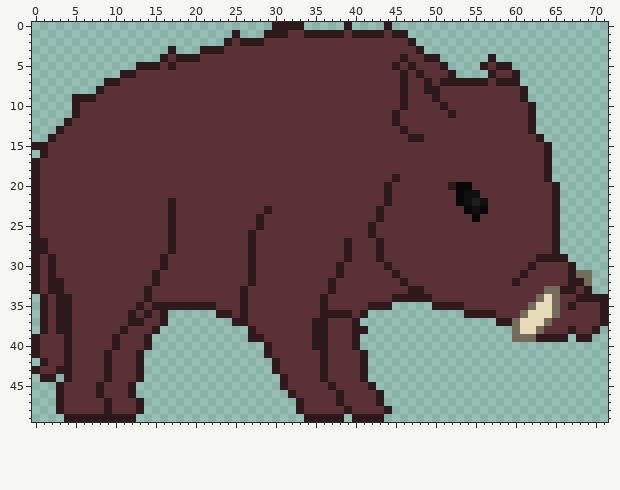
A pixel-art file gets an edit: Assets/TCCHD2D/Art/Sprites/Enemies/spr_enemy_hog.ase. The picture above is the old version.
72x50 pixels, 1 frame. Colours within 5 levels of each other are drawn and written as one.
After:
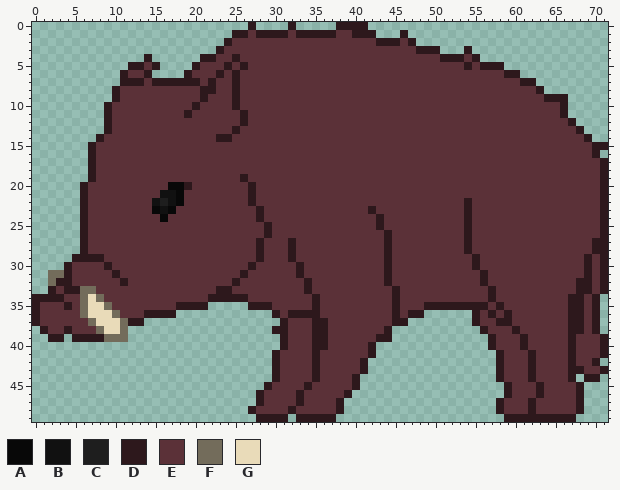
Palette (. is transparent): A #080808  B #111111  C #1e1e1e  D #2d181c  E #5b3138  F #736c5b  G #e9dbb9
From old to new:
Changed rows in their new state; - is an unchanged pixel.
Layers "Layer 1", "Layer 2":
first column x 0:
 0 ---------------------------D--..-.----D-DD--.---------------------------
 1 --------------------------DED----D----E----...--------------------------
 2 --------------------------EEE--------------DDD--------------------------
 3 -----------------.---..--------------------------DD---D-----------------
 4 --------------D-.....DD--D--------------------E--EEDDDED-.--------------
 5 ------------D-E-....D---D-D------------------E-E---EEEDE-D-.------------
 6 ------------E-D....D---D-D--------------------E-E---EEEEEE-D------------
 7 ---------..DDD-DDDDDD-D--D--------------------E--E-EEEEEE-EEEDD---------
 8 --------..D----------DD--D--------------------E--EE----------EED--------
 9 -----.....D----------D---D--------------------E---E----------EEEDDD-----
10 -----....D----------D----D--------------------E----E----------EEEED-----
11 -----....D---------D------D------------------E------E---------EEEED-----
12 ----.....D----------------D------------------E----------------EEEEED----
13 ---......D---------------D--------------------E---------------EEEEEED---
14 --......D--------------DD----------------------EE--------------EEEEEED--
15 .......D--------------------------------------------------------EEEEEEDD
16 -......D--------------------------------------------------------EEEEEED-
17 .......D--------------------------------------------------------EEEEEEED
18 .......D--------------------------------------------------------EEEEEEED
19 .......D------------------D------------------E------------------EEEEEEED
20 ......D----------AAD-------D----------------E-------EEE----------EEEEEED
21 ......D---------BBA--------D----------------E--------EEE---------EEEEEED
22 ......D--------BCBA--------D----------------E--------EDEE--------EEEEEED
23 ......D--------ABA----------DE------------DE----------DEE--------EEEEEED
24 ......D---------AE------------------------------------DE---------EEEEEED
25 ......D----------E----------ED------------ED----------D----------EEEEEED
26 ......D----------E---------E-D------------E-D---------D----------EEEEEED
27 ......D----------E---------ED---D------E---ED---------D----------EEEEEDD
28 ......D----------E---------ED---D------E---ED---------D----------EEEEEDD
29 .....DDDD-------E----------ED---D------E---ED----------D-------EEEEEEDED
30 ....D----D------E----------------D----E----------------D------E----EEDED
31 ..FFD-----D----E----------DE-----D----E-----DE----------D----E-----EEDED
32 ..F-D------D---E---------D-E------D--E------D-E---------D---E------E-DED
33 ..-EDDFF------E--------DD-E-------D--E-------D-EE--------D------EEEED-ED
34 D-D-E-FGF-----E-------DDDD---------DE---------EEEE-------D-----EEE-D-E-.
35 DE-E--FGGF---E-EEE----.....DDD-----DE-----EEEDEEED----DDD-D---EEEE--D-D.
36 DE-EE-FGGGF-E--D-D-----.......D-DDDDEEEE-EEEEDEDD-----.-E--D-EEEEE-DD-D.
37 DE-EE--FGGGF--...--------......D--------EEEEEDD--------DEE--EEEEE--DD-D.
38 ---E----FGGF....-----------...DD--------EEEED-----------DEEEDEEE----D---
39 ..DD.DDDDFFF...------------....D--------EEEDD------------DEEEDEEEEEDEEED
40 ...............--------------..D--------EED--------------DEEEDEEEEEDEEED
41 ..............---------------.D----DE----ED---------------DEEEDEEEEDEEED
42 -.............---------------------DE---------------------DEEEDEEEEDEED-
43 ..............---------------------DE---------------------DEEEDEEEEDDEED
44 -..-..........----------------DE---DE---D.----------------DEEEDEEEED-DD-
45 ---..........----------------DEE--D--E--D..----------------DEEEDEEEED---
46 ---..........---------------DEEEED----ED....---------------DEEEDEEEED---
47 ---...........--------------DEEEE------.....--------------DEEEDEEEEED---
48 ---...........-------------DEEEEDE----D......-------------DEEEDEEEEED---
49 ----.........---------------DDDD-D----.-....---------------DDDDDDDDD----
